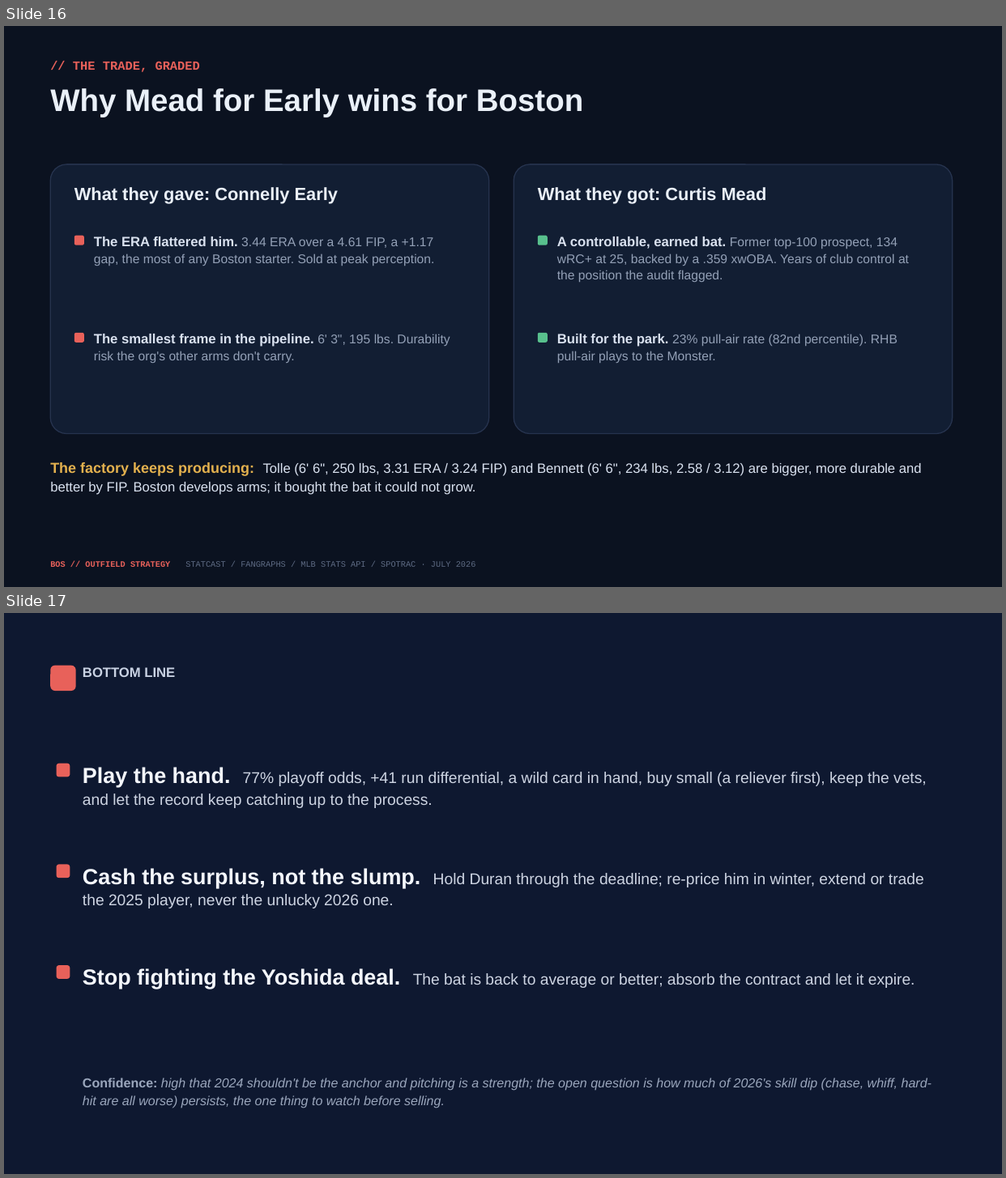
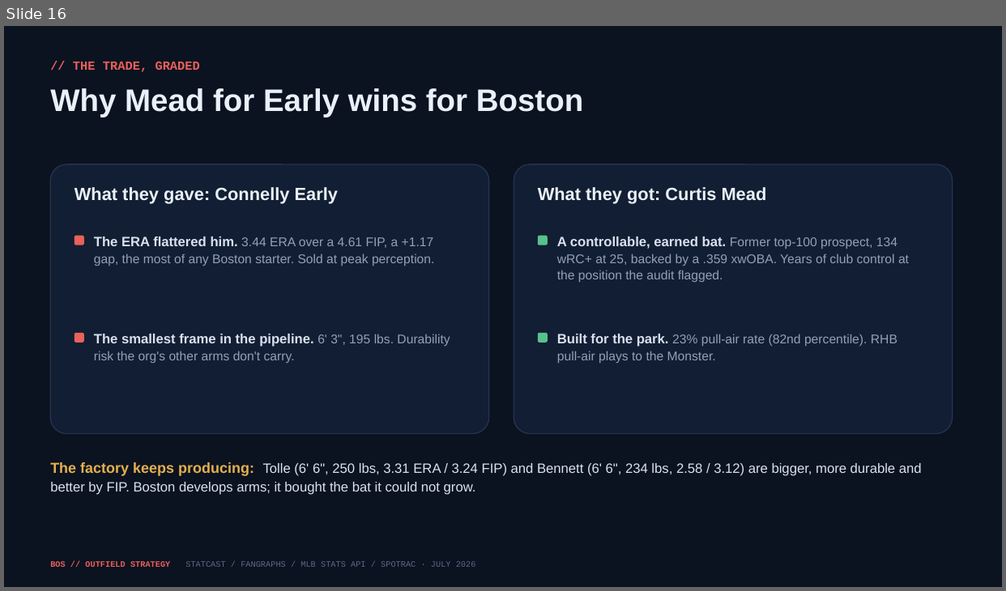
Before and after one commit to justinloo12/jarren-duran-outlier-analysis, a slide deck: outputs/Red_Sox_Trade_Deadline.pptx. Shown one above the other, each under a label of ours: slides 16 and 17 before the commit, slide 16 after it. The pictures are 1006x1178 and 1006x591 pixels, drawn with LibreOffice and Linux fonts; fonts in the diff are those of the drawing. Boxes give left, top, right and bottom in pixels: in the first picture for what was removed or moved away, otherwise in the second. Text is boxed around its words. In the diff, an @@ line names an element or a change of style, - is before the commit and + after.

```diff
--- a/outputs/Red_Sox_Trade_Deadline.pptx
+++ b/outputs/Red_Sox_Trade_Deadline.pptx
@@ slide 17 removed at box(4, 613, 1002, 1174), background #0E1830 @@
@@ rounded rectangle removed at box(50, 666, 76, 691) @@
@@ text removed at box(83, 667, 175, 677) @@
-BOTTOM LINE
@@ rounded rectangle removed at box(57, 764, 70, 777) @@
@@ text removed at box(83, 767, 927, 808) @@
-Play the hand. 77% playoff odds, +41 run differential, a wild card in hand, buy small (a reliever first), keep the vets, and let the record keep catching up to the process.
@@ rounded rectangle removed at box(57, 865, 70, 878) @@
@@ text removed at box(83, 868, 924, 909) @@
-Cash the surplus, not the slump. Hold Duran through the deadline; re-price him in winter, extend or trade the 2025 player, never the unlucky 2026 one.
@@ rounded rectangle removed at box(57, 965, 70, 979) @@
@@ text removed at box(83, 969, 915, 989) @@
-Stop fighting the Yoshida deal. The bat is back to average or better; absorb the contract and let it expire.
@@ text removed at box(83, 1078, 931, 1109) @@
-Confidence: high that 2024 shouldn't be the anchor and pitching is a strength; the open question is how much of 2026's skill dip (chase, whiff, hard-hit are all worse) persists, the one thing to watch before selling.
```
Also in this commit, not shown: 12 slides changed, 1 slide added, 3 other files.
